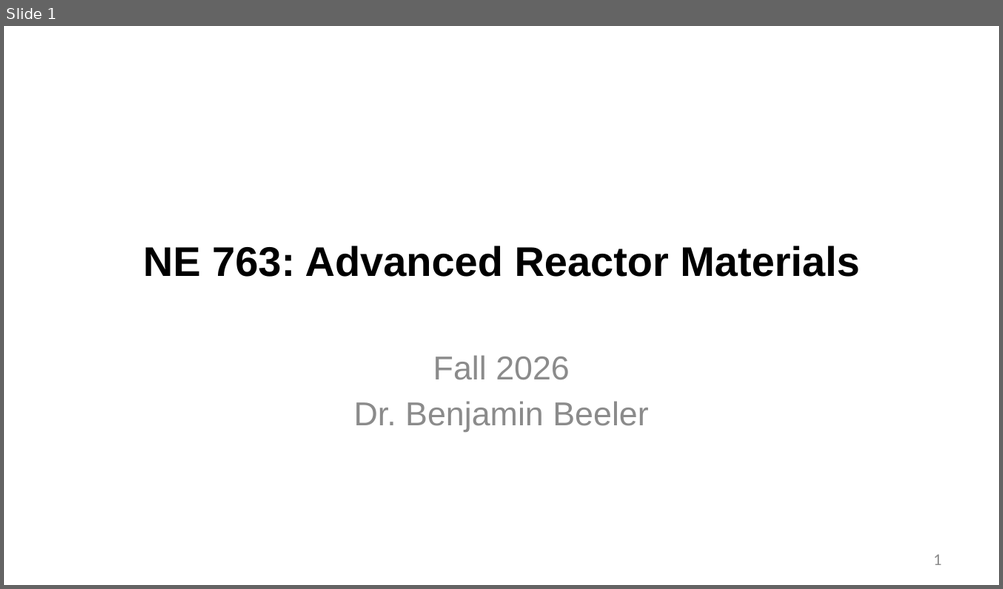
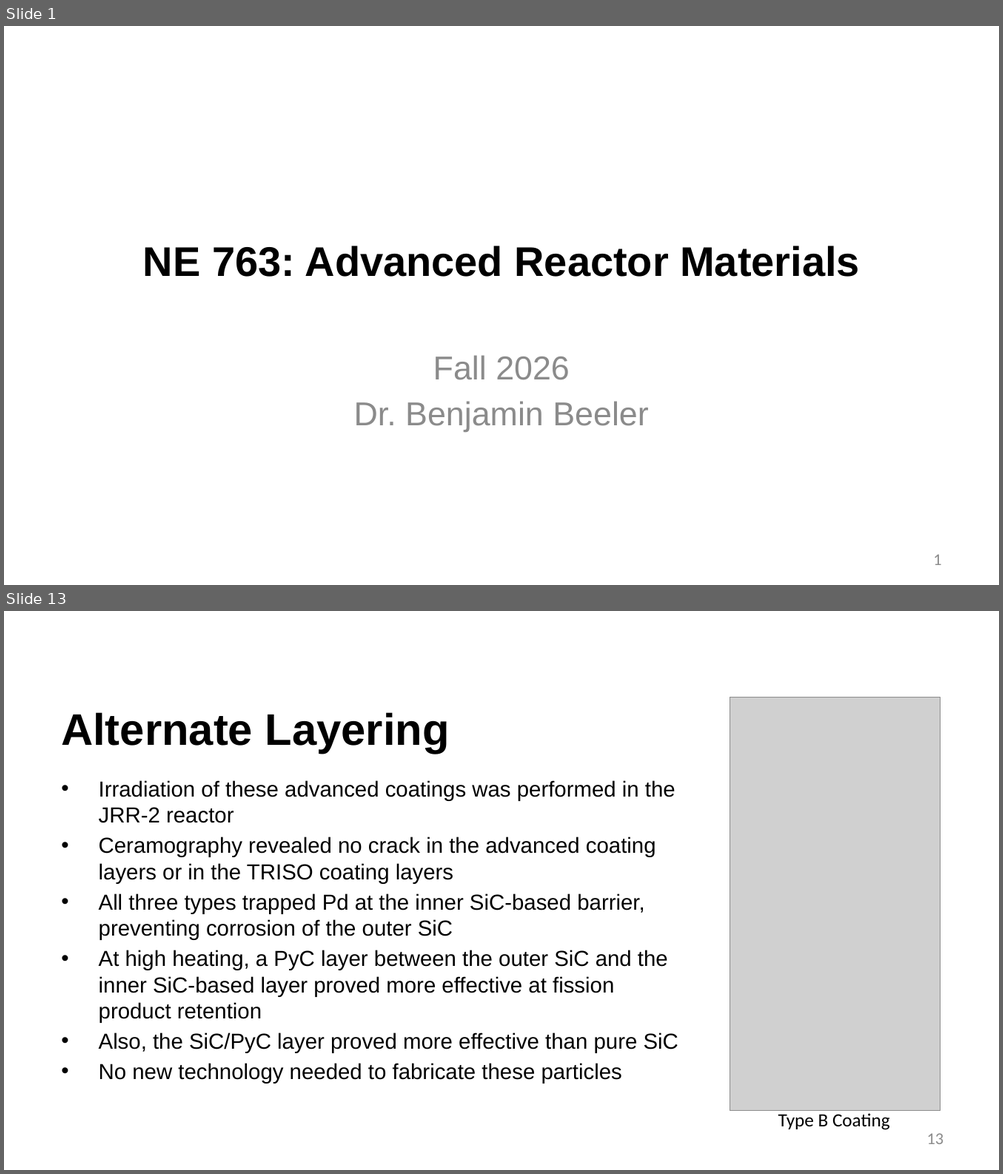
Before and after one commit to benbeeler/TEACHING, a slide deck: Advanced Reactor Materials/Fall2026/Lec7_TRISO.pptx. Shown one above the other, each under a label of ours: slide 1 before the commit, slides 1 and 13 after it; the slides between them are not shown. The pictures are 1003x589 and 1003x1174 pixels, drawn with LibreOffice and Linux fonts; fonts in the diff are those of the drawing; grey boxes stand for pictures; background and template pictures are left out. Boxes give left, top, right and bottom in pixels: in the first picture for what was removed or moved away, otherwise in the second. Text is boxed around its words. In the diff, an @@ line names an element or a change of style, - is before the commit and + after.

```diff
--- a/Advanced Reactor Materials/Fall2026/Lec7_TRISO.pptx
+++ b/Advanced Reactor Materials/Fall2026/Lec7_TRISO.pptx
@@ slide 13 added at <box>4,611,999,1170</box>, background #FFFFFF @@
@@ picture added at <box>729,698,940,1111</box> @@
@@ title added at <box>61,712,449,754</box>, 42.7 pt, text #000000, bold @@
+Alternate Layering
@@ text added at <box>99,780,678,1084</box>, 21 pt, text #000000 @@
+• Irradiation of these advanced coatings was performed in the JRR-2 reactor
+• Ceramography revealed no crack in the advanced coating layers or in the TRISO coating layers
+• All three types trapped Pd at the inner SiC-based barrier, preventing corrosion of the outer SiC
+• At high heating, a PyC layer between the outer SiC and the inner SiC-based layer proved more effective at fission product retention
+• Also, the SiC/PyC layer proved more effective than pure SiC
+• No new technology needed to fabricate these particles
@@ text added at <box>778,1113,890,1130</box>, 18 pt, text #000000 @@
+Type B Coating
@@ page number added at <box>927,1133,944,1145</box>, 16 pt, text #8C8C8C @@
+13
```
Also in this commit, not shown: 1 slide changed, 12 other slides added, 4 other files.
